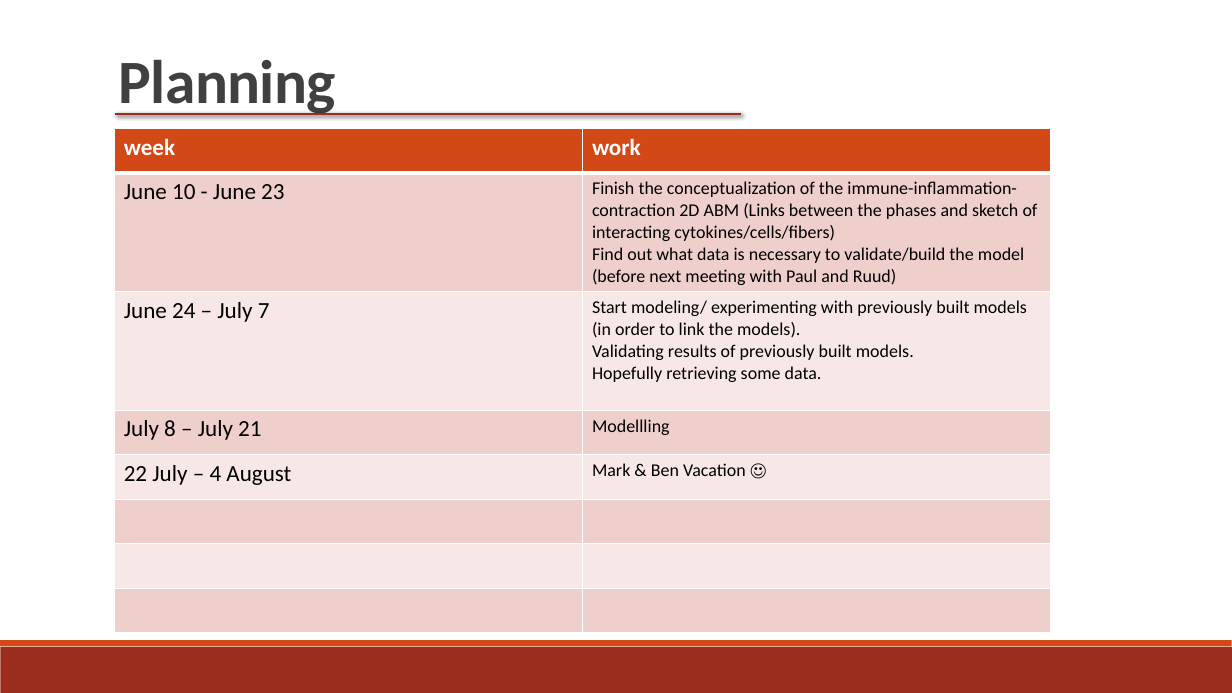
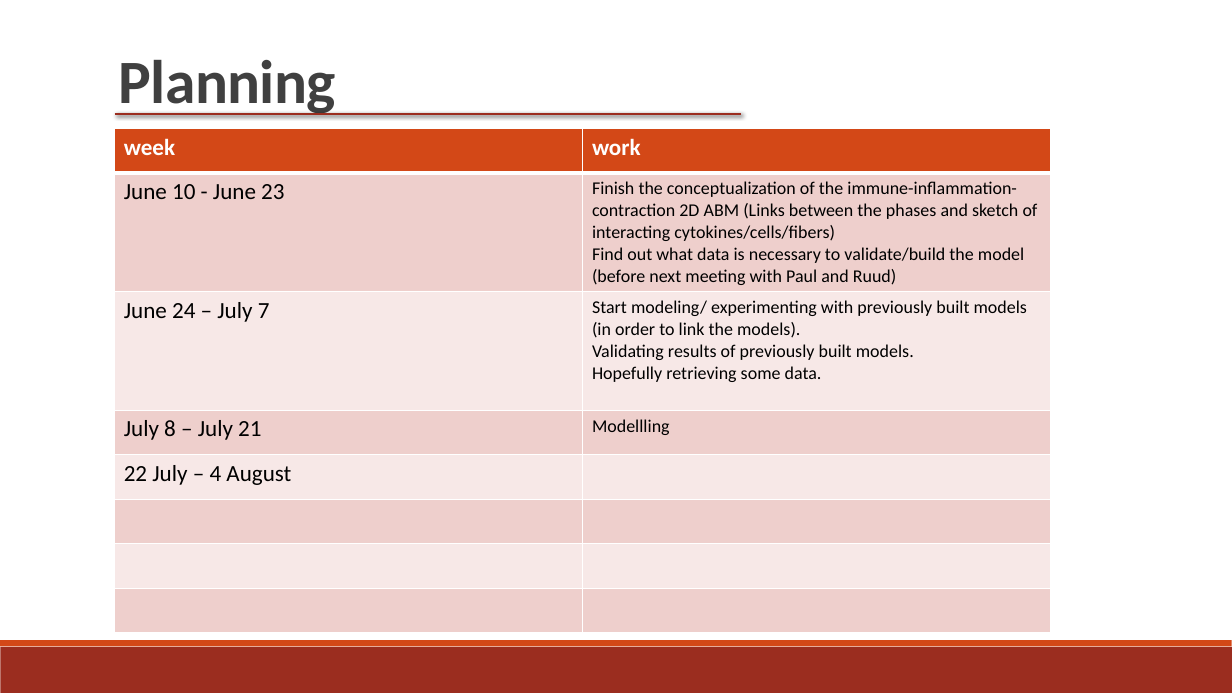
Before and after one commit to BenDickens/Brandwonden-Project-IAS, a slide deck: slide 28 of Notes and Primers/ppt_07_06.pptx (slide 27 before the commit). Drawn at 1232x693 pixels with LibreOffice and Linux fonts; fonts in the diff are those of the drawing. Boxes give left, top, right and bottom in pixels: in the first picture for what was removed or moved away, otherwise in the second. Text is boxed around its words. In the diff, an @@ line names an element or a change of style, - is before the commit and + after.

```diff
--- a/Notes and Primers/ppt_07_06.pptx
+++ b/Notes and Primers/ppt_07_06.pptx
@@ table at [115,128,1052,629] @@
-row 5, column 2: Mark & Ben Vacation ☺
+row 5, column 2: 
```
Also in this commit, not shown: 3 other slides changed.
